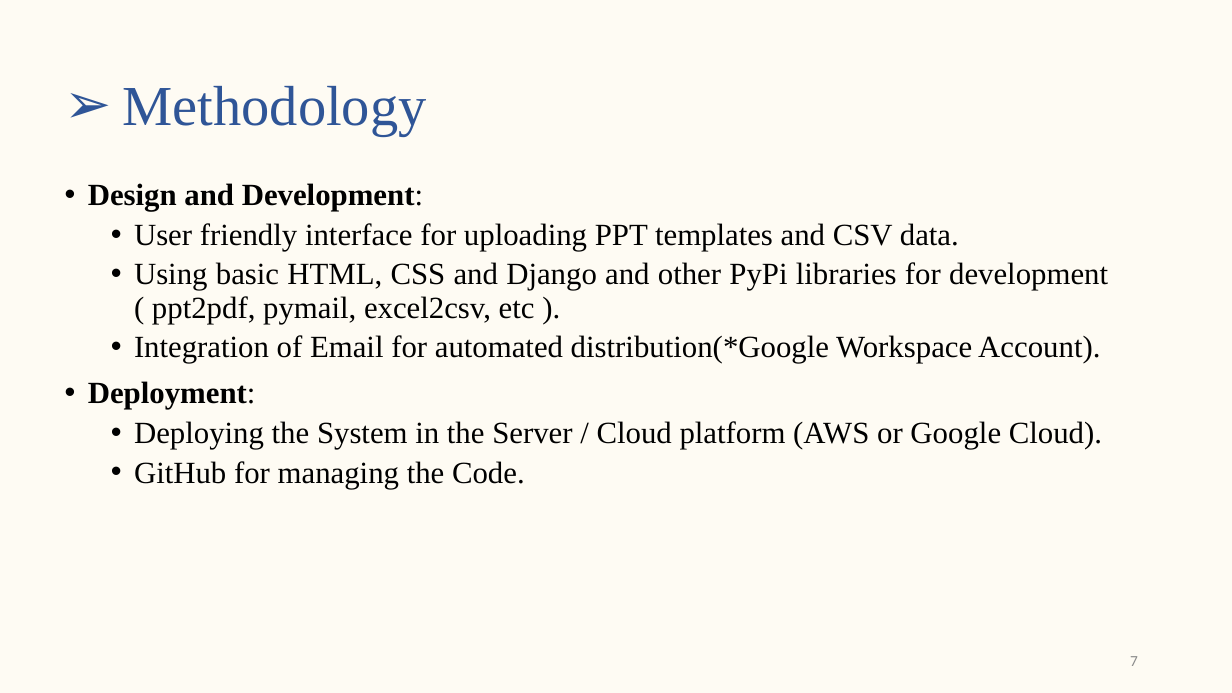
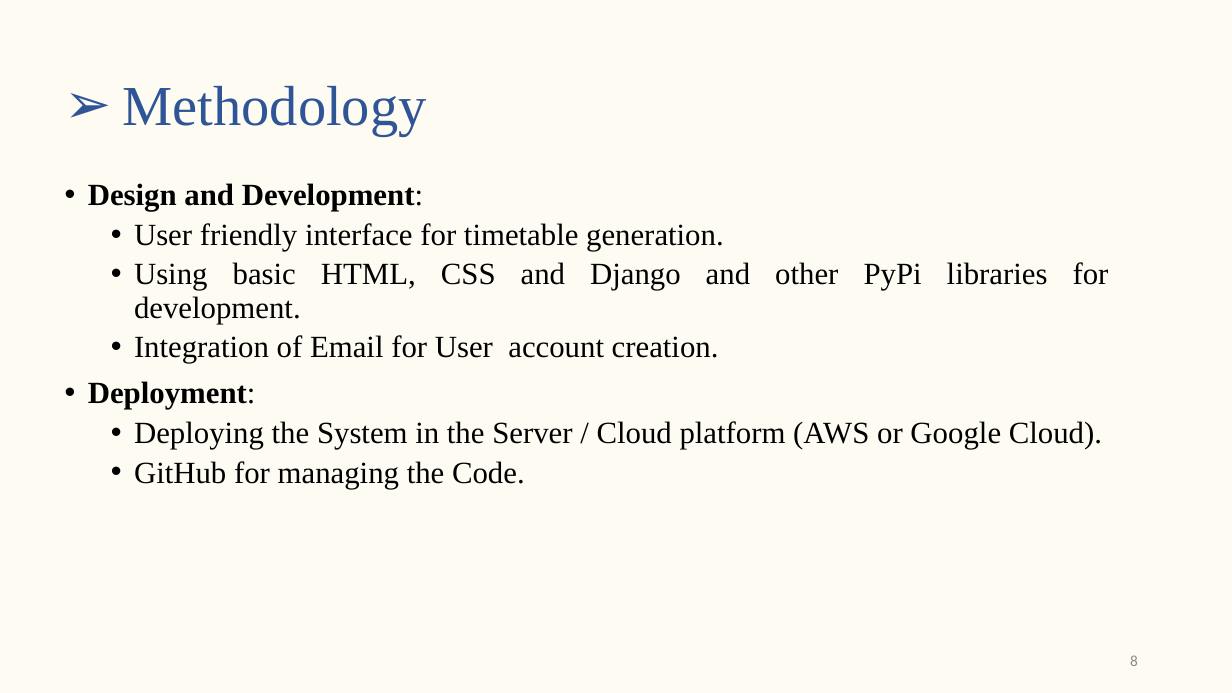
Before and after one commit to s-saanvi/Collection, a slide deck: slide 8 of Synopsis/Synopsis Presentation.pptx (slide 7 before the commit). Drawn at 1232x693 pixels with LibreOffice and Linux fonts; fonts in the diff are those of the drawing. Boxes give left, top, right and bottom in pixels: in the first picture for what was removed or moved away, otherwise in the second. Text is boxed around its words. In the diff, an @@ line names an element or a change of style, - is before the commit and + after.

```diff
--- a/Synopsis/Synopsis Presentation.pptx
+++ b/Synopsis/Synopsis Presentation.pptx
@@ text at bbox=[134, 223, 1109, 363]: text changed @@
-  • User friendly interface for uploading PPT templates and CSV data.
-  • Using basic HTML, CSS and Django and other PyPi libraries for development ( ppt2pdf, pymail, excel2csv, etc ).
-  • Integration of Email for automated distribution(*Google Workspace Account).
+  • User friendly interface for timetable generation.
+  • Using basic HTML, CSS and Django and other PyPi libraries for development.
+  • Integration of Email for User account creation.
@@ page number at bbox=[1130, 655, 1138, 666]: text changed @@
-7
+8
```
Also in this commit, not shown: 4 other slides changed, 4 slides added, 3 slides removed, 1 other file.
